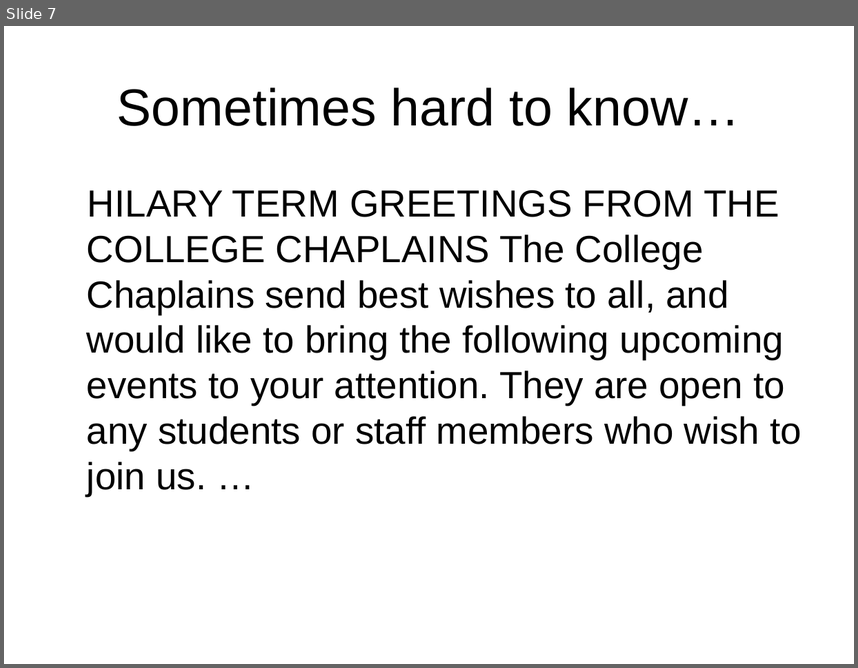
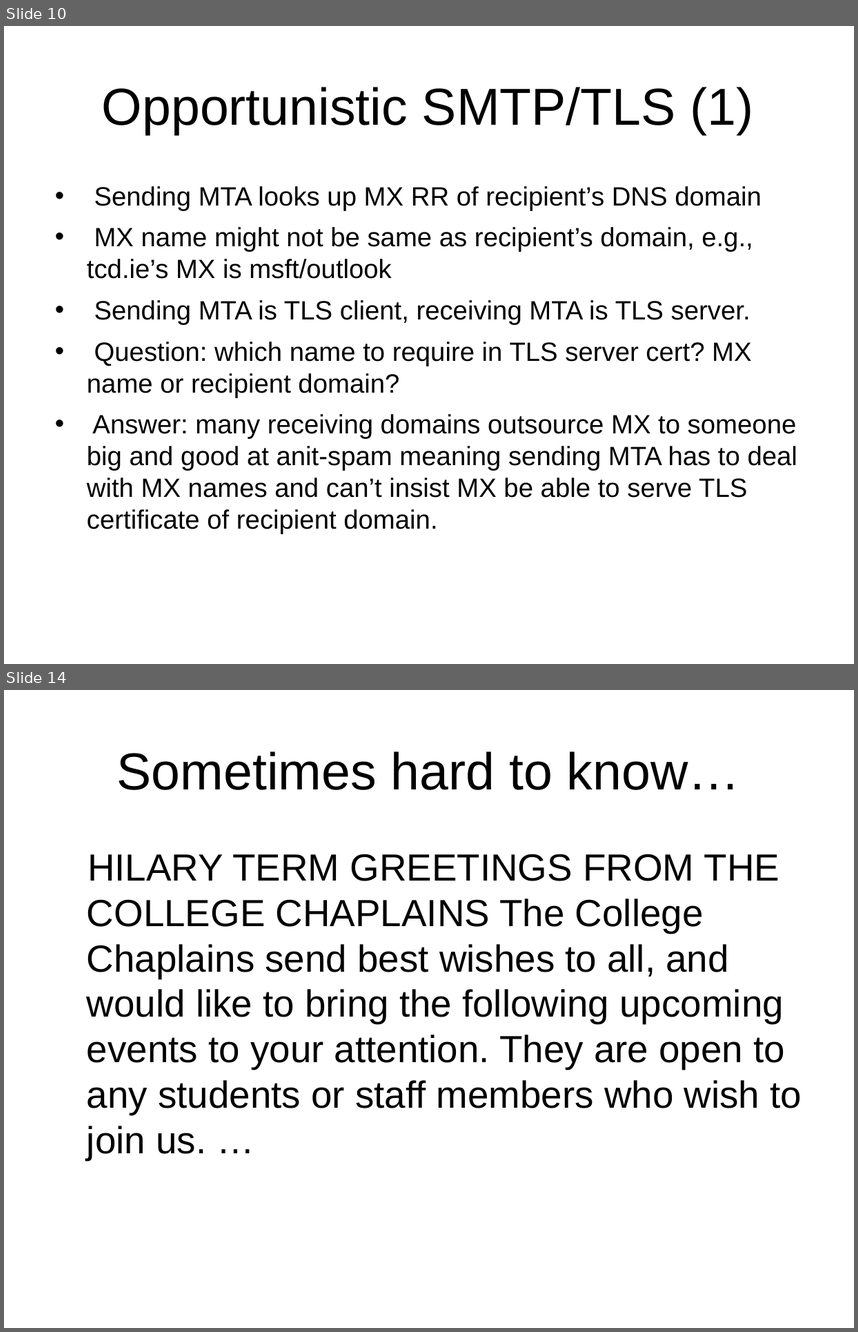
Before and after one commit to sftcd/cs7053, a slide deck: 2016lectures/04-spam.ppt. Shown one above the other, each under a label of ours: slide 7 before the commit, slides 10 and 14 after it; the slides between them are not shown. The pictures are 858x668 and 858x1332 pixels, drawn with LibreOffice and Linux fonts; fonts in the diff are those of the drawing. Boxes give left, top, right and bottom in pixels: in the first picture for what was removed or moved away, otherwise in the second. Text is boxed around its words. In the diff, an @@ line names an element or a change of style, - is before the commit and + after.

```diff
--- a/2016lectures/04-spam.ppt
+++ b/2016lectures/04-spam.ppt
@@ slide 10 added at [4, 26, 854, 664], background #FFFFFF @@
@@ title added at [102, 87, 753, 134], 44 pt, text #000000 @@
+Opportunistic SMTP/TLS (1)
@@ text added at [87, 186, 797, 534], 22.4 pt, text #000000 @@
+• Sending MTA looks up MX RR of recipient’s DNS domain
+• MX name might not be same as recipient’s domain, e.g., tcd.ie’s MX is msft/outlook
+• Sending MTA is TLS client, receiving MTA is TLS server.
+• Question: which name to require in TLS server cert? MX name or recipient domain?
+• Answer: many receiving domains outsource MX to someone big and good at anit-spam meaning sending MTA has to deal with MX names and can’t insist MX be able to serve TLS certificate of recipient domain.
@@ what was slide 7 is now slide 14 @@
```
Also in this commit, not shown: 8 slides changed, 6 other slides added, 2 other files.
